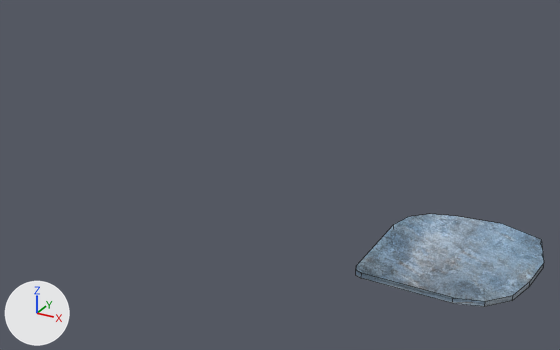
Renders of the OBJ model ProyectoFinal/ProyectoFinal/Models/Modelos/Lavatrastes_Picapiedras/lavatrastesPuertaI.obj from each side of a commit.
Before and after are seen from a camera (50 mm lens) standing at (16.8, -48.7, 25.7) and looking at (-15.5, 10.0, -3.6). Every picture has the same lights, and +X, +Y and +Z are marked at lower left. Mesh edges are drawn as thin lines. Where no turn or scale is listed for an object, it has been applied to the vertices.

In view in the first picture: 'lavatrastesPuertaI'.
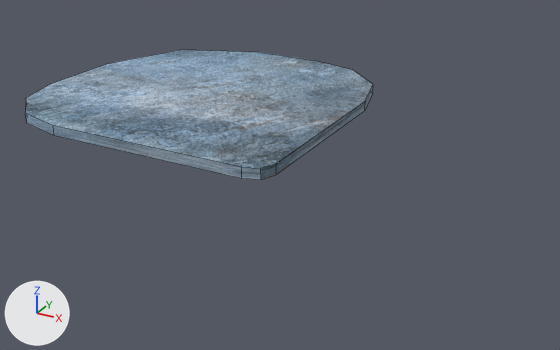
Boxes [x1, y1, x2, y2] around the edits, measured in the pictures (560 x 350 px):
'lavatrastesPuertaI', reshaped (85% wider, 39% taller): before [356, 214, 544, 307]; after [25, 50, 373, 180]

The change, as a list of edits to the scene's bpy script:
```text
Change me_lavatrastespuertai:
    where me_lavatrastespuertai.from_pydata(...)  # 28 vertices, 16 faces; spans x 0.03..10.6, y -8.61..2.59, z -0.26..0.14
    used by ob_lavatrastespuertai; location = (0.0, 0.0, 0.0)
    me_lavatrastespuertai part 1
    me_lavatrastespuertai.vertices[0].co: (9.79, 1.57, -0.26) -> (-39.54, 28.14, 0.3)
    me_lavatrastespuertai.vertices[1].co: (10.6, -1.6, -0.26) -> (-30.55, 31.87, 0.3)  # pixel (543, 267) -> not seen
    me_lavatrastespuertai.vertices[2].co: (6.87, 2.59, -0.26) -> (-43.26, 19.16, 0.3)
    me_lavatrastespuertai.vertices[3].co: (6.87, 2.59, 0.14) -> (-43.26, 19.16, 1.29)  # pixel (503, 223) -> pixel (109, 63)
    me_lavatrastespuertai.vertices[4].co: (10.6, -1.6, 0.14) -> (-30.55, 31.87, 1.29)  # pixel (544, 262) -> pixel (258, 52)
    me_lavatrastespuertai.vertices[5].co: (9.79, 1.57, 0.14) -> (-39.54, 28.14, 1.29)  # pixel (541, 239) -> pixel (180, 49)
    me_lavatrastespuertai.vertices[6].co: (9.79, -6.56, -0.26) -> (-17.2, 30.34, 0.3)  # pixel (512, 300) -> not seen
    me_lavatrastespuertai.vertices[7].co: (8.48, -8.06, -0.26) -> (-13.01, 26.15, 0.3)  # pixel (484, 306) -> pixel (372, 93)
    me_lavatrastespuertai.vertices[8].co: (6.68, -8.6, -0.26) -> (-11.48, 20.43, 0.3)  # pixel (452, 303) -> pixel (364, 110)
    me_lavatrastespuertai.vertices[9].co: (10.33, -4.44, -0.26) -> (-22.92, 31.87, 0.3)  # pixel (529, 286) -> not seen
    me_lavatrastespuertai.vertices[10].co: (6.68, -8.6, 0.14) -> (-11.48, 20.43, 1.29)  # pixel (453, 297) -> pixel (365, 101)
    me_lavatrastespuertai.vertices[11].co: (8.48, -8.06, 0.14) -> (-13.01, 26.15, 1.29)  # pixel (485, 301) -> pixel (373, 84)
    me_lavatrastespuertai.vertices[12].co: (9.79, -6.56, 0.14) -> (-17.2, 30.34, 1.29)  # pixel (513, 295) -> pixel (352, 69)
    me_lavatrastespuertai.vertices[13].co: (10.33, -4.44, 0.14) -> (-22.92, 31.87, 1.29)  # pixel (530, 281) -> pixel (313, 60)
    me_lavatrastespuertai.vertices[14].co: (0.22, -8.41, -0.26) -> (-12.08, 0.68, 0.3)  # pixel (355, 275) -> pixel (261, 179)
    me_lavatrastespuertai.vertices[15].co: (0.03, -7.93, -0.26) -> (-13.51, 0.08, 0.3)  # pixel (355, 271) -> pixel (241, 178)
    me_lavatrastespuertai.vertices[16].co: (0.7, -8.61, -0.26) -> (-11.48, 2.12, 0.3)  # pixel (361, 278) -> pixel (276, 174)
    me_lavatrastespuertai.vertices[17].co: (0.7, -8.61, 0.14) -> (-11.48, 2.12, 1.29)  # pixel (361, 273) -> pixel (276, 163)
    me_lavatrastespuertai.vertices[18].co: (0.03, -7.93, 0.14) -> (-13.51, 0.08, 1.29)  # pixel (356, 265) -> pixel (241, 167)
    me_lavatrastespuertai.vertices[19].co: (0.22, -8.41, 0.14) -> (-12.08, 0.68, 1.29)  # pixel (355, 269) -> pixel (260, 168)
    me_lavatrastespuertai.vertices[20].co: (0.04, -1.25, -0.26) -> (-33.73, 0.08, 0.3)  # not seen -> pixel (54, 135)
    me_lavatrastespuertai.vertices[21].co: (0.49, 0.35, -0.26) -> (-38.5, 1.36, 0.3)  # not seen -> pixel (26, 123)
    me_lavatrastespuertai.vertices[22].co: (1.74, 1.58, -0.26) -> (-41.99, 4.85, 0.3)
    me_lavatrastespuertai.vertices[23].co: (3.48, 2.18, -0.26) -> (-43.26, 9.62, 0.3)
    me_lavatrastespuertai.vertices[24].co: (0.04, -1.25, 0.14) -> (-33.73, 0.08, 1.29)  # pixel (393, 224) -> pixel (53, 125)
    me_lavatrastespuertai.vertices[25].co: (3.48, 2.18, 0.14) -> (-43.26, 9.62, 1.29)  # pixel (455, 215) -> pixel (50, 84)
    me_lavatrastespuertai.vertices[26].co: (1.74, 1.58, 0.14) -> (-41.99, 4.85, 1.29)  # pixel (429, 213) -> pixel (25, 98)
    me_lavatrastespuertai.vertices[27].co: (0.49, 0.35, 0.14) -> (-38.5, 1.36, 1.29)  # pixel (407, 216) -> pixel (25, 113)
```
